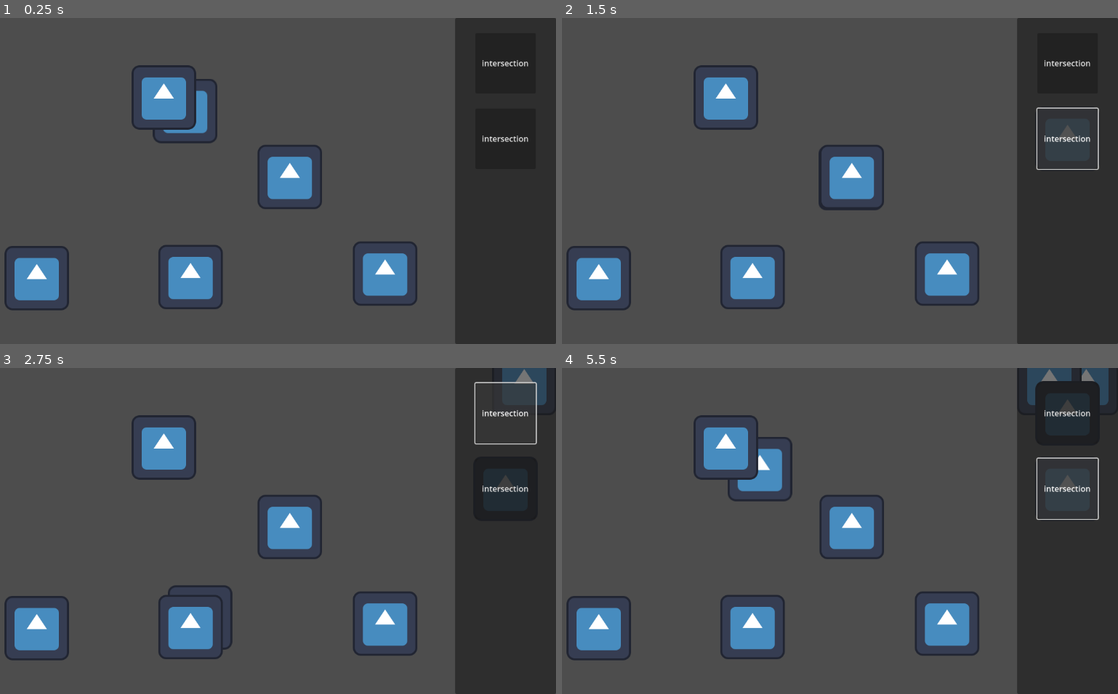
Above: before the commit, frames 1-4 (two rows, left to right).
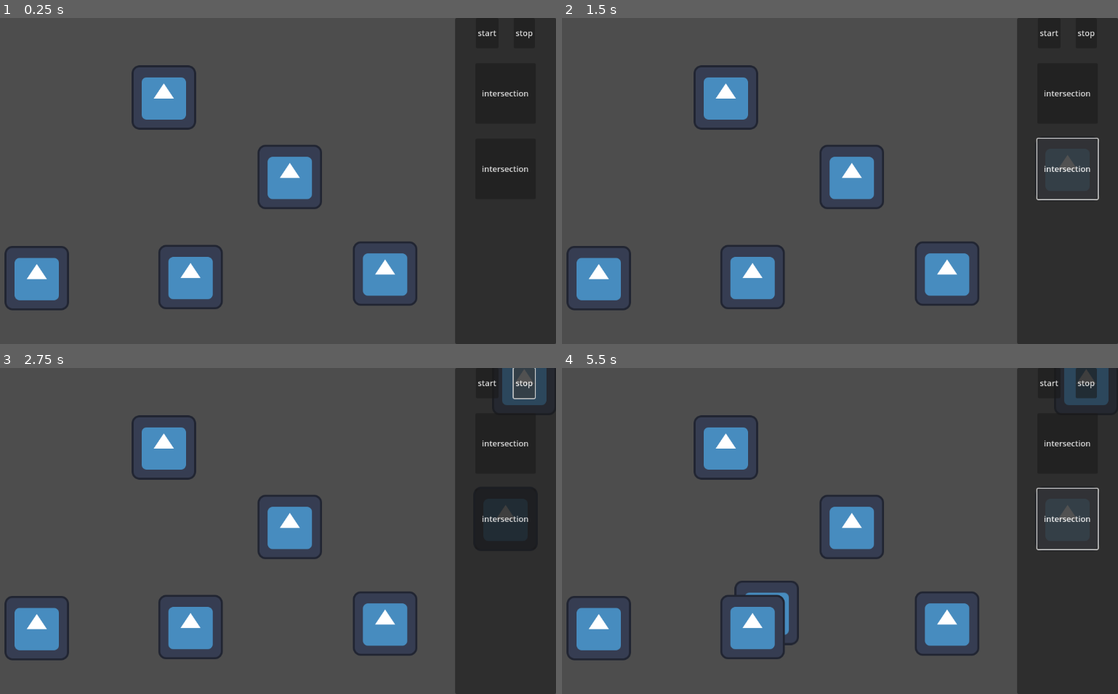
Above: after the commit, the same moments.

Repository: triangle-int/inner-inhabited
Game: Godot game, scene res://scenes/levels/test_level.tscn
Two runs of this game, one before a commit and one after it. Both use one fixed random seed, a clock stepped at 60 frames per second and the inputs below. The engine's default icon, where the game draws it, is replaced by a stand-in: a white triangle on a blue panel in a dark square.
Inputs (mouse positions are in pixels of both pictures, inside the frame that each line leads up to):
- Up to frame 1 (0.25 s): no input
- Up to frame 2 (1.5 s): click "intersection" at 0.5 s; click "intersection" at 1.25 s
- Up to frame 3 (2.75 s): click (522, 384) at 2 s, where only the run after the commit has a clickable "stop"
- Up to frame 4 (5.5 s): click (1051, 384) at 2.75 s, where only the run after the commit has a clickable "start"; click (1051, 384) at 3.5 s, where only the run after the commit has a clickable "start"; click "intersection" at 4.25 s; click "intersection" at 5 s

The runs differ from the first frame. In frame 1, 0.9% of the frame differs, in the area x 27-96%, y 3-48%; in frame 2, 1.7%; in frame 3, 0.9%; in frame 4, 3.8%, in the area x 29-97%, y 0-86%.

Commit message:
basic start & stop logic

Diff:
--- a/scenes/core/ui/level_ui.tscn
+++ b/scenes/core/ui/level_ui.tscn
@@ -28,7 +28,27 @@
 anchors_preset = 15
 anchor_right = 1.0
 anchor_bottom = 1.0
-offset_top = 30.0
+offset_top = 90.0
 grow_horizontal = 2
 grow_vertical = 2
 theme_override_constants/separation = 30
+
+[node name="HBoxContainer" type="HBoxContainer" parent="Panel"]
+layout_mode = 1
+anchors_preset = 10
+anchor_right = 1.0
+offset_bottom = 60.0
+grow_horizontal = 2
+theme_override_constants/separation = 30
+alignment = 1
+
+[node name="StartButton" type="Button" parent="Panel/HBoxContainer"]
+layout_mode = 2
+text = "start"
+
+[node name="StopButton" type="Button" parent="Panel/HBoxContainer"]
+layout_mode = 2
+text = "stop"
+
+[connection signal="pressed" from="Panel/HBoxContainer/StartButton" to="." method="_on_start_button_pressed"]
+[connection signal="pressed" from="Panel/HBoxContainer/StopButton" to="." method="_on_stop_button_pressed"]
--- a/scripts/core/base_receiver.gd
+++ b/scripts/core/base_receiver.gd
@@ -16,5 +16,10 @@
 
 
 func _is_correct() -> bool:
-	push_error("unimplemented!")
+	push_warning("unimplemented!")
 	return true
+
+
+func _reset() -> void:
+	super._reset()
+	_received_signals.clear()
--- a/scripts/core/base_signal_node.gd
+++ b/scripts/core/base_signal_node.gd
@@ -9,4 +9,12 @@
 
 
 func _receive_signal(_signal_info: SignalInfo) -> void:
-	push_error("unimplemented!")
+	push_warning("unimplemented!")
+
+
+func reset() -> void:
+	_reset()
+
+
+func _reset() -> void:
+	pass
--- a/scripts/core/drag.gd
+++ b/scripts/core/drag.gd
@@ -10,6 +10,9 @@
 
 
 func _process(_delta: float) -> void:
+	if Level.current.is_simulating:
+		return
+
 	if _mouse_over and Input.is_action_just_pressed("drag_node"):
 		_is_dragged = true
 
--- a/scripts/core/intersection.gd
+++ b/scripts/core/intersection.gd
@@ -6,3 +6,8 @@
 func _receive_signal(signal_info: SignalInfo) -> void:
 	SignalSender.send_signal(position, connections[_current], signal_info)
 	_current = (_current + 1) % connections.size()
+
+
+func _reset() -> void:
+	super._reset()
+	_current = 0
--- a/scripts/core/level.gd
+++ b/scripts/core/level.gd
@@ -9,6 +9,8 @@
 
 static var current: Level = null
 
+var is_simulating: bool
+
 var _signals_received: int = 0
 
 
@@ -17,12 +19,6 @@
 
 	for receiver in receivers:
 		receiver.signal_received.connect(_on_signal_reached_endpoint)
-
-	_send_next()
-
-
-func _send_next() -> void:
-	root.receive_signal(sequence[_signals_received])
 
 
 func _on_signal_reached_endpoint() -> void:
@@ -36,4 +32,31 @@
 		func(receiver: BaseSignalReceiver) -> bool: return receiver.is_correct()
 	)
 	print("solved" if solved else "not solved")
+	stop_simulation()
 	finished.emit(solved)
+
+
+func start_simulation() -> void:
+	if is_simulating:
+		return
+
+	is_simulating = true
+	_signals_received = 0
+	_send_next()
+
+
+func stop_simulation() -> void:
+	is_simulating = false
+	SignalSender.stop_all_signals()
+
+	for child in get_children():
+		var node := child as BaseSignalNode
+
+		if node == null:
+			continue
+
+		node.reset()
+
+
+func _send_next() -> void:
+	root.receive_signal(sequence[_signals_received])
--- a/scripts/core/signal_sender.gd
+++ b/scripts/core/signal_sender.gd
@@ -2,6 +2,9 @@
 
 @export var signal_scene: PackedScene
 @export var signal_speed: float
+
+var tweens: Array[Tween]
+var views: Array[SignalView]
 
 
 func send_signal(start_pos: Vector2, target: BaseSignalNode, signal_info: SignalInfo) -> void:
@@ -16,6 +19,23 @@
 	var tween := get_tree().create_tween()
 	tween.tween_property(signal_view, "position", target.position, time)
 
+	tweens.push_back(tween)
+	views.push_back(signal_view)
+
 	await tween.finished
 	target.receive_signal(signal_info)
 	signal_view.queue_free()
+
+	tweens.erase(tween)
+	views.erase(signal_view)
+
+
+func stop_all_signals() -> void:
+	for tween in tweens:
+		tween.stop()
+
+	for view in views:
+		view.queue_free()
+
+	tweens.clear()
+	views.clear()
--- a/scripts/core/ui/button.gd
+++ b/scripts/core/ui/button.gd
@@ -4,6 +4,9 @@
 
 
 func _on_pressed() -> void:
+	if Level.current.is_simulating:
+		return
+
 	var node := target_plan.instantiate() as Node2D
 	node.position = get_global_mouse_position()
 	Level.current.add_child(node)
--- a/scripts/core/ui/level_ui.gd
+++ b/scripts/core/ui/level_ui.gd
@@ -8,3 +8,11 @@
 	for node in allowed_nodes:
 		var instance := node.instantiate()
 		buttons_root.add_child(instance)
+
+
+func _on_start_button_pressed() -> void:
+	Level.current.start_simulation()
+
+
+func _on_stop_button_pressed() -> void:
+	Level.current.stop_simulation()
